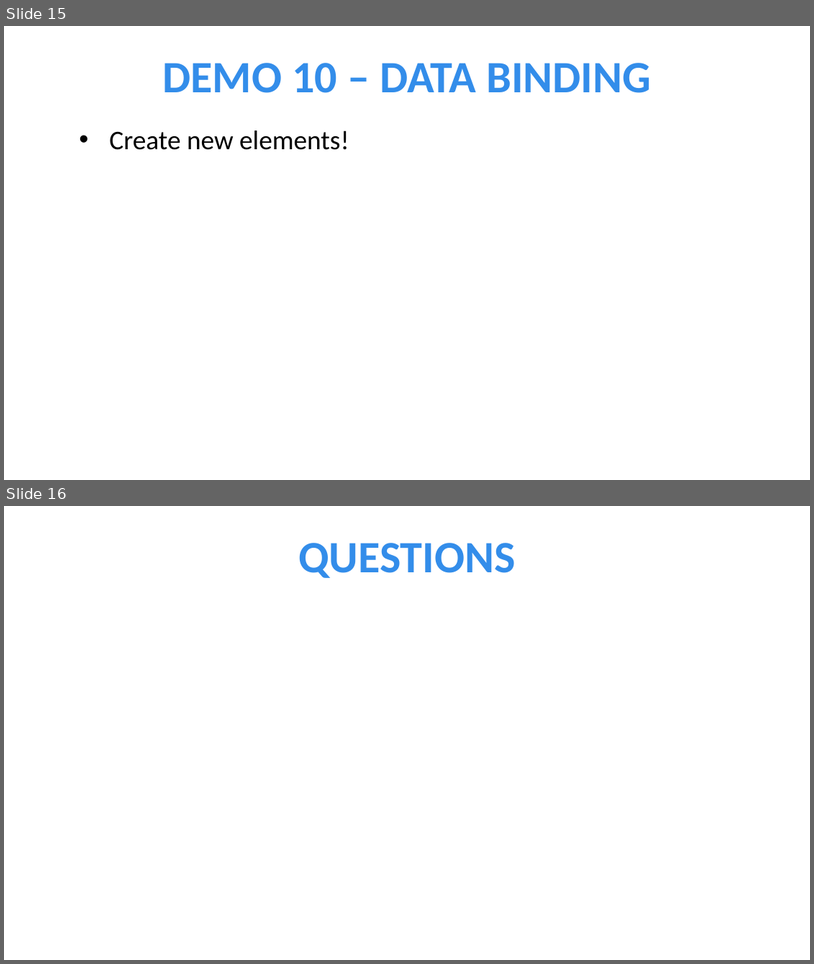
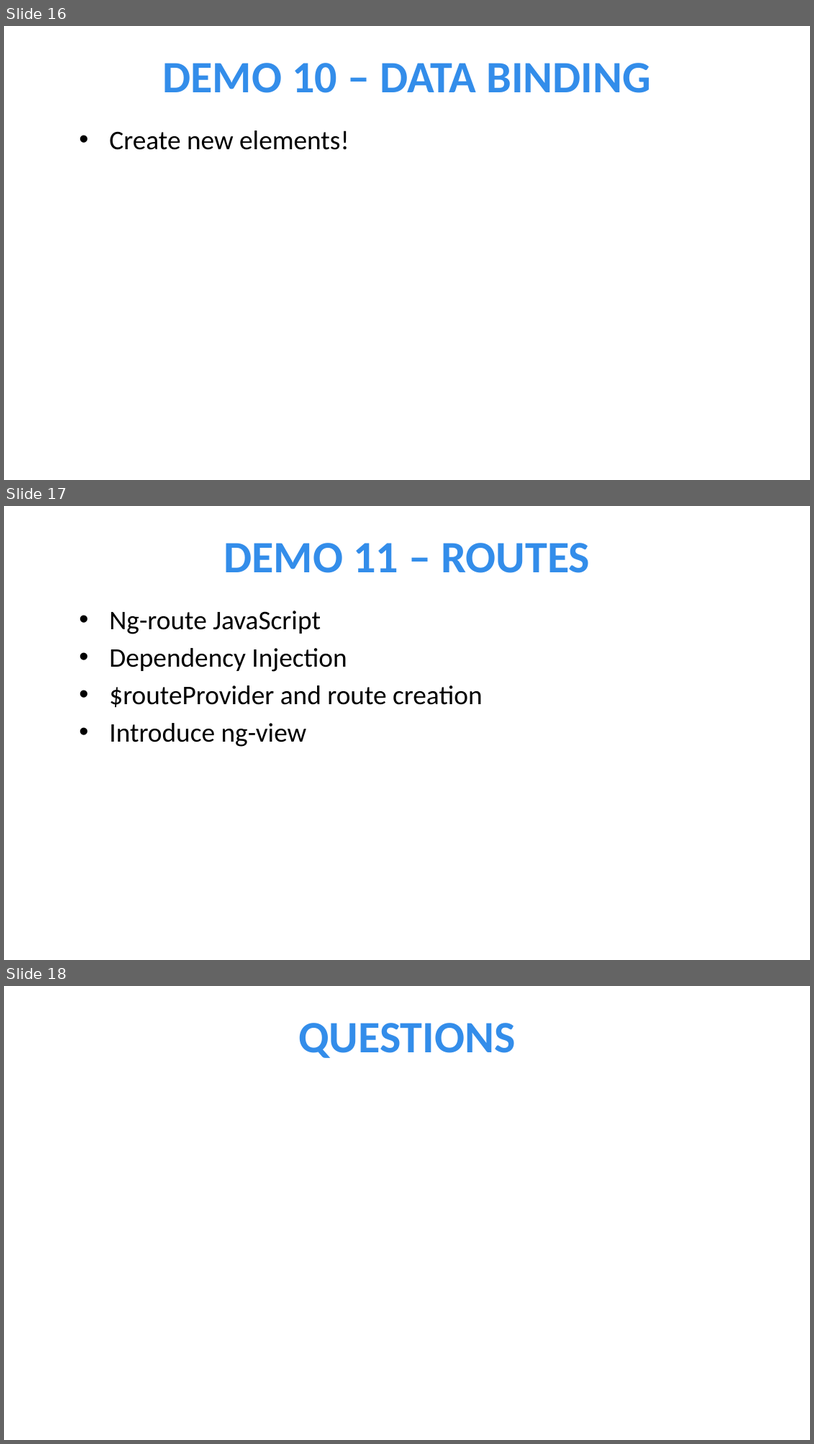
Before and after one commit to jptacek/MadDotNet, a slide deck: PowerPoint/AngularJS.pptx. Shown one above the other, each under a label of ours: slides 15 and 16 before the commit, slides 16, 17 and 18 after it. The pictures are 814x964 and 814x1444 pixels, drawn with LibreOffice and Linux fonts; fonts in the diff are those of the drawing; background and template pictures are left out. Boxes give left, top, right and bottom in pixels: in the first picture for what was removed or moved away, otherwise in the second. Text is boxed around its words. In the diff, an @@ line names an element or a change of style, - is before the commit and + after.

Commit message:
Update code for demo

```diff
--- a/PowerPoint/AngularJS.pptx
+++ b/PowerPoint/AngularJS.pptx
@@ slide 17 added at (4,506,810,960), background picture (left out) @@
@@ title added at (224,543,590,573), 40 pt, text #338DEA, bold @@
+DEMO 11 – ROUTES
@@ text added at (109,610,482,746), 24 pt, text #000000 @@
+• Ng-route JavaScript
+• Dependency Injection
+• $routeProvider and route creation
+• Introduce ng-view
@@ what was slide 15 is now slide 16 @@
@@ what was slide 16 is now slide 18 @@
```
Also in this commit, not shown: 5 slides changed, 1 other slide added, 26 other files.
